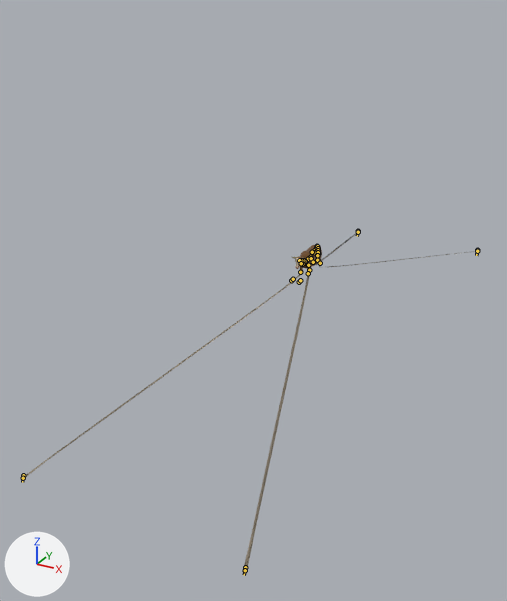
Two versions of the glTF model client/public/m/cow.glb, one commit apart.
Before and after are seen from a 50 mm lens placed at (41.8, -68.2, 7.0), pointed at (-6.8, 20.1, -37.1). Arrows for +X, +Y and +Z are at lower left; the lights stay in place. The picture after the commit comes second. The bones that bend it are drawn over the model as lines.

Objects in the first picture: 'Cow'.
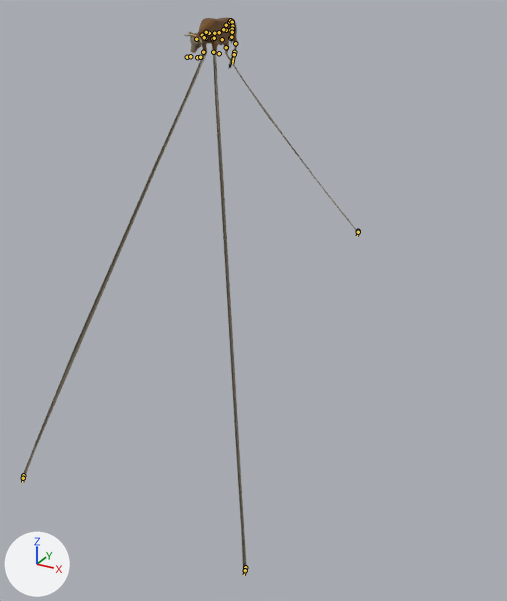
The newer file adds an action. The first version stands in its rest pose; the second is drawn at frame 4 of the action 'Attack_Headbutt'.

Patch to the scene script:
```diff
--- a/client/public/m/cow.glb.py
+++ b/client/public/m/cow.glb.py
@@ bone_body @@
 bone_body = bpy.data.objects['AnimalArmature'].pose.bones['Body']
-bone_body.location = (0.0, 0.0, 0.0)
+bone_body.location = (0.0, 0.338, 0.26)
@@ bone_neck1 @@
 bone_neck1 = bpy.data.objects['AnimalArmature'].pose.bones['Neck1']  # child of 'Torso3'
-bone_neck1.rotation_quaternion = (1.0, 0.0, 0.0, 0.0)  # degrees (0, 0, 0)
+bone_neck1.rotation_quaternion = (0.989, -0.145, 0.0, 0.0)  # degrees (-17, 0, 0)
@@ bone_neck2 @@
 bone_neck2 = bpy.data.objects['AnimalArmature'].pose.bones['Neck2']  # child of 'Neck1'
-bone_neck2.rotation_quaternion = (1.0, 0.0, 0.0, 0.0)  # degrees (0, 0, 0)
+bone_neck2.rotation_quaternion = (0.961, -0.215, -0.17, -0.035)  # degrees (-25, -20, 0)
@@ bone_frontupperleg_l @@
 bone_frontupperleg_l = bpy.data.objects['AnimalArmature'].pose.bones['FrontUpperLeg.L']  # child of 'FrontShoulder.L'
-bone_frontupperleg_l.rotation_quaternion = (1.0, 0.0, 0.0, 0.0)  # degrees (0, 0, 0)
+bone_frontupperleg_l.rotation_quaternion = (1.0, -0.027, 0.0, 0.0)  # degrees (-3, 0, 0)
@@ bone_frontupperleg_r @@
 bone_frontupperleg_r = bpy.data.objects['AnimalArmature'].pose.bones['FrontUpperLeg.R']  # child of 'FrontShoulder.R'
-bone_frontupperleg_r.rotation_quaternion = (1.0, 0.0, 0.0, 0.0)  # degrees (0, 0, 0)
+bone_frontupperleg_r.rotation_quaternion = (1.0, -0.027, 0.0, 0.0)  # degrees (-3, 0, 0)
@@ bone_backshoulder_l @@
 bone_backshoulder_l = bpy.data.objects['AnimalArmature'].pose.bones['BackShoulder.L']  # child of 'Back'
-bone_backshoulder_l.rotation_quaternion = (1.0, 0.0, 0.0, 0.0)  # degrees (0, 0, 0)
+bone_backshoulder_l.rotation_quaternion = (-0.989, -0.018, 0.064, -0.129)  # degrees (1, -8, 15)
@@ bone_backleg_l @@
 bone_backleg_l = bpy.data.objects['AnimalArmature'].pose.bones['BackLeg.L']  # child of 'BackShoulder.L'
-bone_backleg_l.rotation_quaternion = (1.0, 0.0, 0.0, 0.0)  # degrees (0, 0, 0)
+bone_backleg_l.rotation_quaternion = (0.996, -0.058, -0.037, 0.055)  # degrees (-7, -4, 7)
@@ bone_backupperleg_l @@
 bone_backupperleg_l = bpy.data.objects['AnimalArmature'].pose.bones['BackUpperLeg.L']  # child of 'BackLeg.L'
-bone_backupperleg_l.rotation_quaternion = (1.0, 0.0, 0.0, 0.0)  # degrees (0, 0, 0)
+bone_backupperleg_l.rotation_quaternion = (0.963, 0.261, 0.033, 0.057)  # degrees (30, 2, 7)
@@ bone_backlowerleg_l @@
 bone_backlowerleg_l = bpy.data.objects['AnimalArmature'].pose.bones['BackLowerLeg.L']  # child of 'BackUpperLeg.L'
-bone_backlowerleg_l.rotation_quaternion = (1.0, 0.0, 0.0, 0.0)  # degrees (0, 0, 0)
+bone_backlowerleg_l.rotation_quaternion = (0.98, 0.194, 0.001, -0.039)  # degrees (22, 1, -4)
@@ bone_backshoulder_r @@
 bone_backshoulder_r = bpy.data.objects['AnimalArmature'].pose.bones['BackShoulder.R']  # child of 'Back'
-bone_backshoulder_r.rotation_quaternion = (1.0, 0.0, 0.0, 0.0)  # degrees (0, 0, 0)
+bone_backshoulder_r.rotation_quaternion = (-1.0, 0.005, -0.024, 0.007)  # degrees (-1, 3, -1)
@@ bone_ikbackleg_l @@
 bone_ikbackleg_l = bpy.data.objects['AnimalArmature'].pose.bones['IKBackLeg.L']
-bone_ikbackleg_l.location = (0.0, 0.0, 0.0)
+bone_ikbackleg_l.location = (-0.136, -0.127, -0.947)
```

Pixel boxes [x1, y1, x2, y2] of what changed, in the pictures (507 x 601 px):
'Cow', posed (26% narrower, 63% taller)
    before: [21, 232, 478, 574]
    after: [21, 17, 359, 574]
bone 'Body', root to tip
    before: (309, 270) to (309, 270)
    after: (219, 53) to (219, 53)
bone 'Neck1', root to tip
    before: (305, 261) to (305, 261)
    after: (209, 33) to (209, 33)
bone 'Neck2', root to tip
    before: (303, 260) to (303, 260)
    after: (206, 32) to (206, 32)
bone 'FrontUpperLeg.L', root to tip
    before: (308, 265) to (308, 265)
    after: (214, 38) to (214, 38)
bone 'FrontUpperLeg.R', root to tip
    before: (301, 263) to (301, 263)
    after: (204, 37) to (204, 38)
bone 'BackShoulder.L', root to tip
    before: (317, 253) to (317, 253)
    after: (230, 30) to (230, 30)
bone 'BackLeg.L', root to tip
    before: (318, 253) to (318, 253)
    after: (232, 29) to (232, 29)
bone 'BackUpperLeg.L', root to tip
    before: (317, 260) to (317, 260)
    after: (230, 38) to (231, 38)
bone 'BackLowerLeg.L', root to tip
    before: (320, 263) to (320, 263)
    after: (235, 43) to (235, 43)
bone 'BackShoulder.R', root to tip
    before: (314, 252) to (314, 252)
    after: (226, 30) to (226, 30)
bone 'IKBackLeg.L', root to tip
    before: (477, 250) to (476, 254)
    after: (234, 52) to (232, 61)
